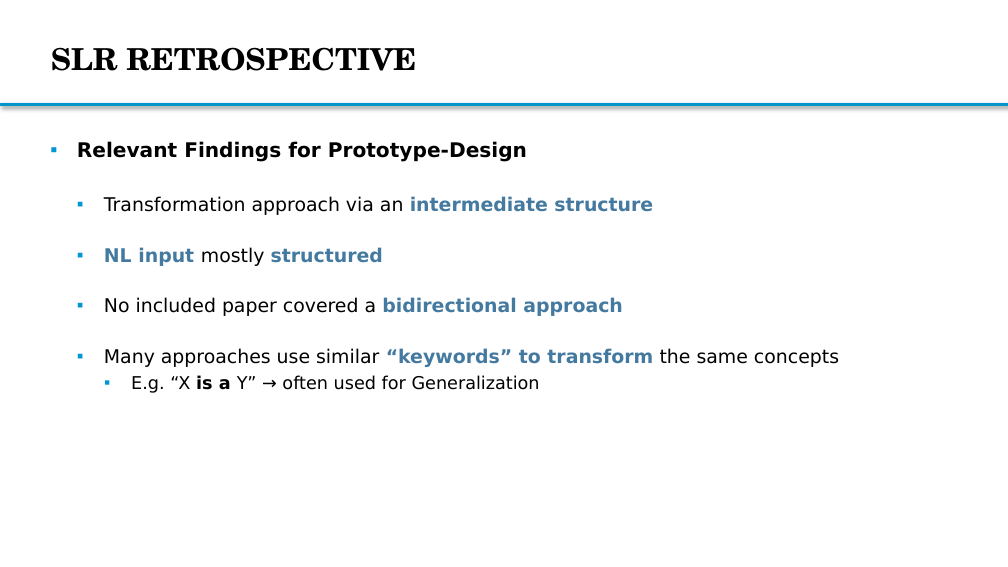
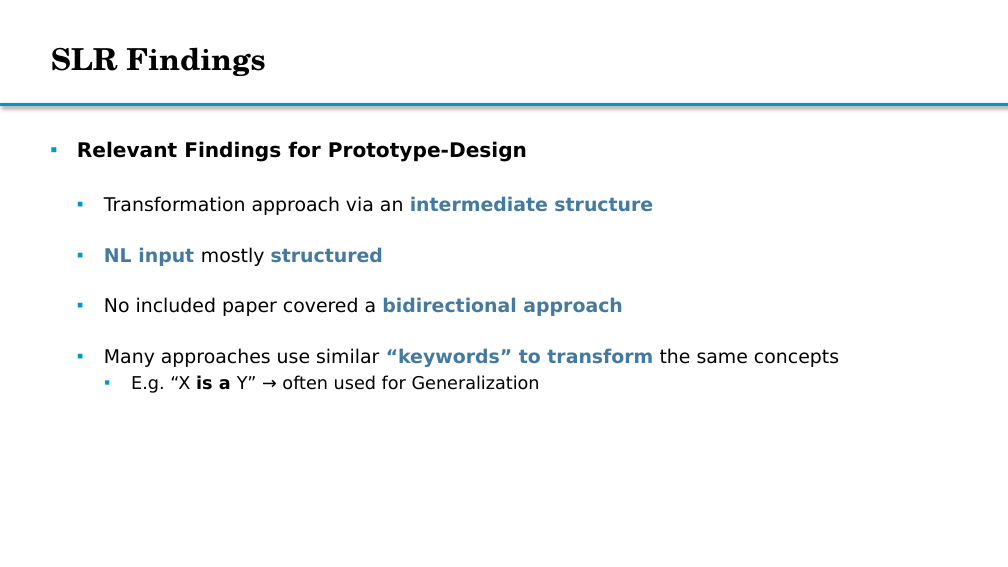
Before and after one commit to Bimi1804/BiT-ReNU, a slide deck: slide 6 of MasterThesis_Presentation2_MarkusBimassl.pptx. Drawn at 1008x567 pixels with LibreOffice and Linux fonts; fonts in the diff are those of the drawing; background and template pictures are left out. Boxes give left, top, right and bottom in pixels: in the first picture for what was removed or moved away, otherwise in the second. Text is boxed around its words. In the diff, an @@ line names an element or a change of style, - is before the commit and + after.

```diff
--- a/MasterThesis_Presentation2_MarkusBimassl.pptx
+++ b/MasterThesis_Presentation2_MarkusBimassl.pptx
@@ title at bbox=[51, 47, 265, 76]: text changed @@
-SLR RETROSPECTIVE
+SLR Findings
```
Also in this commit, not shown: 6 other slides changed, 15 slides added.
